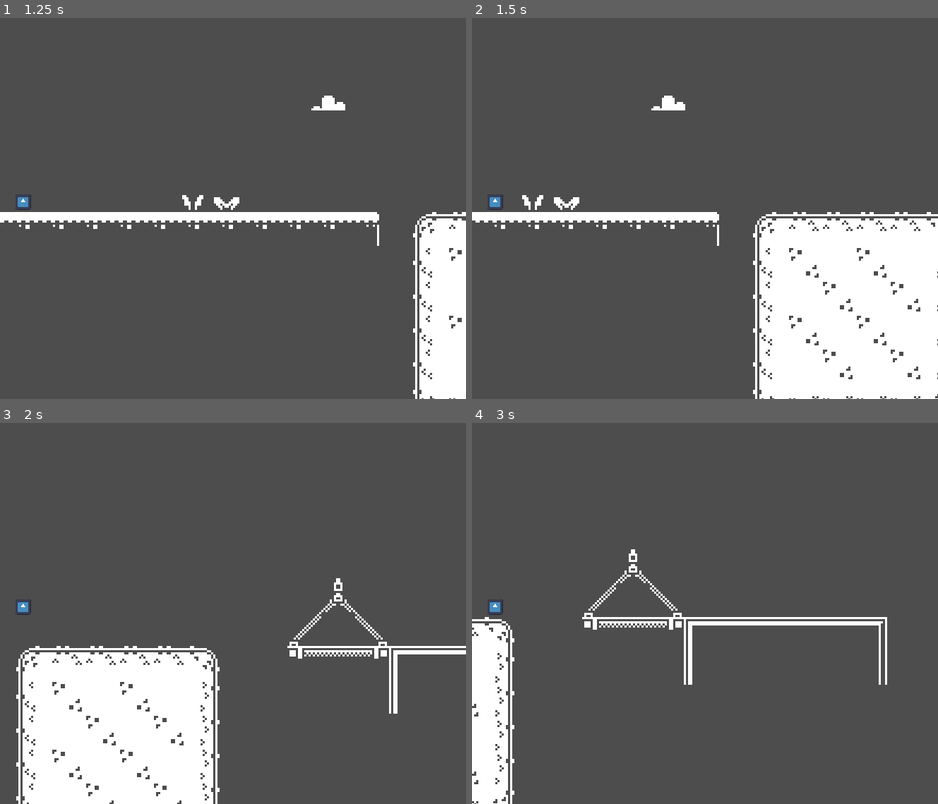
Above: before the commit, frames 1-4 (two rows, left to right).
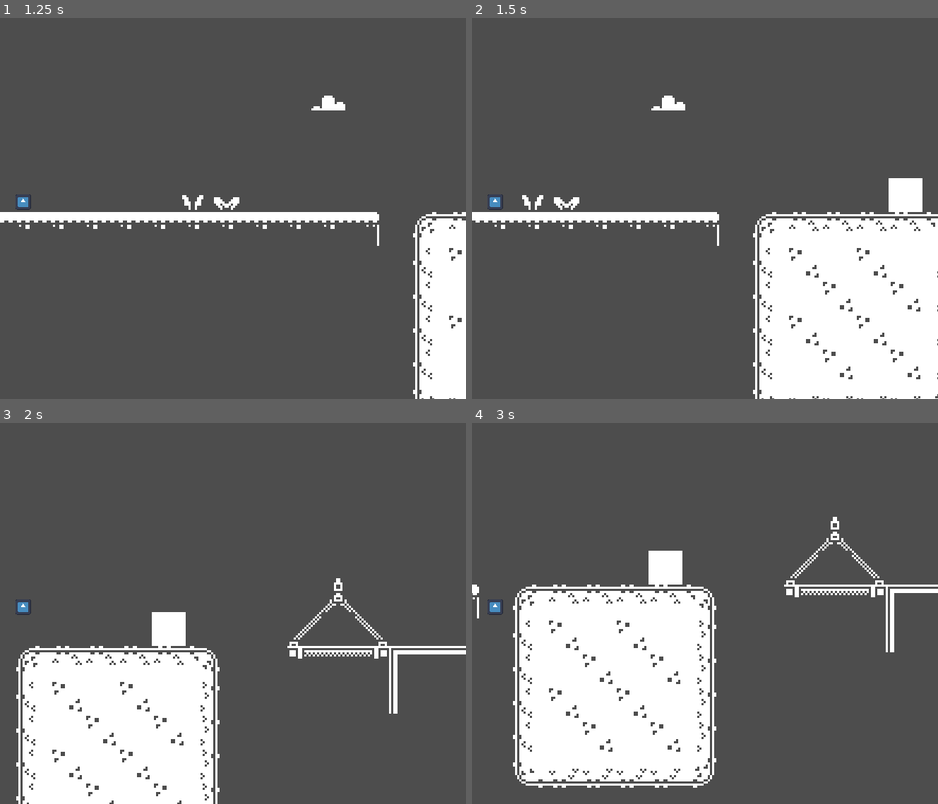
Above: after the commit, the same moments.

Repository: Chocolatechipdogo/godot-workshop
Game: Godot game, scene res://scenes/mainScene.tscn
The game is run twice, just before and just after one commit, with the same random seed, the same clock (stepped at 60 frames per second) and the same inputs. The engine's default icon, where the game draws it, is replaced by a stand-in: a white triangle on a blue panel in a dark square.
Inputs:
- Up to frame 1 (1.25 s): tap Enter (ui_accept) at 0.5, 0.77 s; hold Right (ui_right) from 0.53 s (still down)
- Up to frame 2 (1.5 s): keep holding Right (ui_right)
- Up to frame 3 (2 s): keep holding Right (ui_right); tap Enter (ui_accept) at 1.52 s
- Up to frame 4 (3 s): release Right (ui_right) at 2.03 s; hold Left (ui_left) 2.03-2.78 s; hold Right (ui_right) from 2.78 s (still down)

Frame 1 is identical in both runs. In frame 2, 0.6% of the frame differs, in the area x 89-97%, y 42-51%; in frame 3, 0.6%; in frame 4, 26%, in the area x 0-100%, y 24-100%.

Commit message:
final part of workshop

Diff:
--- a/scenes/mainScene.tscn
+++ b/scenes/mainScene.tscn
@@ -1244,14 +1244,14 @@
 radius = 8.0
 
 [sub_resource type="RectangleShape2D" id="RectangleShape2D_pyhyx"]
-size = Vector2(1192, 208)
+size = Vector2(8320, 184)
 
 [node name="Node2D" type="Node2D"]
 
 [node name="TileMap" type="TileMap" parent="."]
 tile_set = SubResource("TileSet_f6k17")
 format = 2
-layer_0/tile_data = PackedInt32Array(-786432, 983040, 5, -78 …(1500 unchanged characters)… -1179646, 851968, 0, -1048561, 851968, 0)
+layer_0/tile_data = PackedInt32Array(-786432, 983040, 5, -78 …(1500 unchanged characters)… -1179646, 851968, 0, -1048561, 851968, 0, -851946, 983040, 18, -917471, 1114112, 17, -917470, 1245184, 17, -851935, 1114112, 19, -851934, 1245184, 19)
 
 [node name="Player" type="CharacterBody2D" parent="."]
 position = Vector2(-3.08, 4.875)
@@ -1270,6 +1270,7 @@
 
 [node name="Camera2D" type="Camera2D" parent="Player"]
 position = Vector2(107.08, -196.875)
+limit_bottom = 1
 
 [node name="DeathBarrior" type="Node2D" parent="."]
 script = ExtResource("4_epoto")
@@ -1277,7 +1278,7 @@
 [node name="Area2D" type="Area2D" parent="DeathBarrior"]
 
 [node name="CollisionShape2D" type="CollisionShape2D" parent="DeathBarrior/Area2D"]
-position = Vector2(332, -80)
+position = Vector2(368, -68)
 shape = SubResource("RectangleShape2D_pyhyx")
 
 [connection signal="body_entered" from="DeathBarrior/Area2D" to="DeathBarrior" method="_on_area_2d_body_entered"]
--- a/scripts/DeathBarrior.gd
+++ b/scripts/DeathBarrior.gd
@@ -5,6 +5,6 @@
 
 
 func _on_area_2d_body_entered(body):
-	print("bye have a great time")
+	prints("bye have a great time")
 	if body.name == 'Player':
 		body.global_position = Vector2(0,0)
